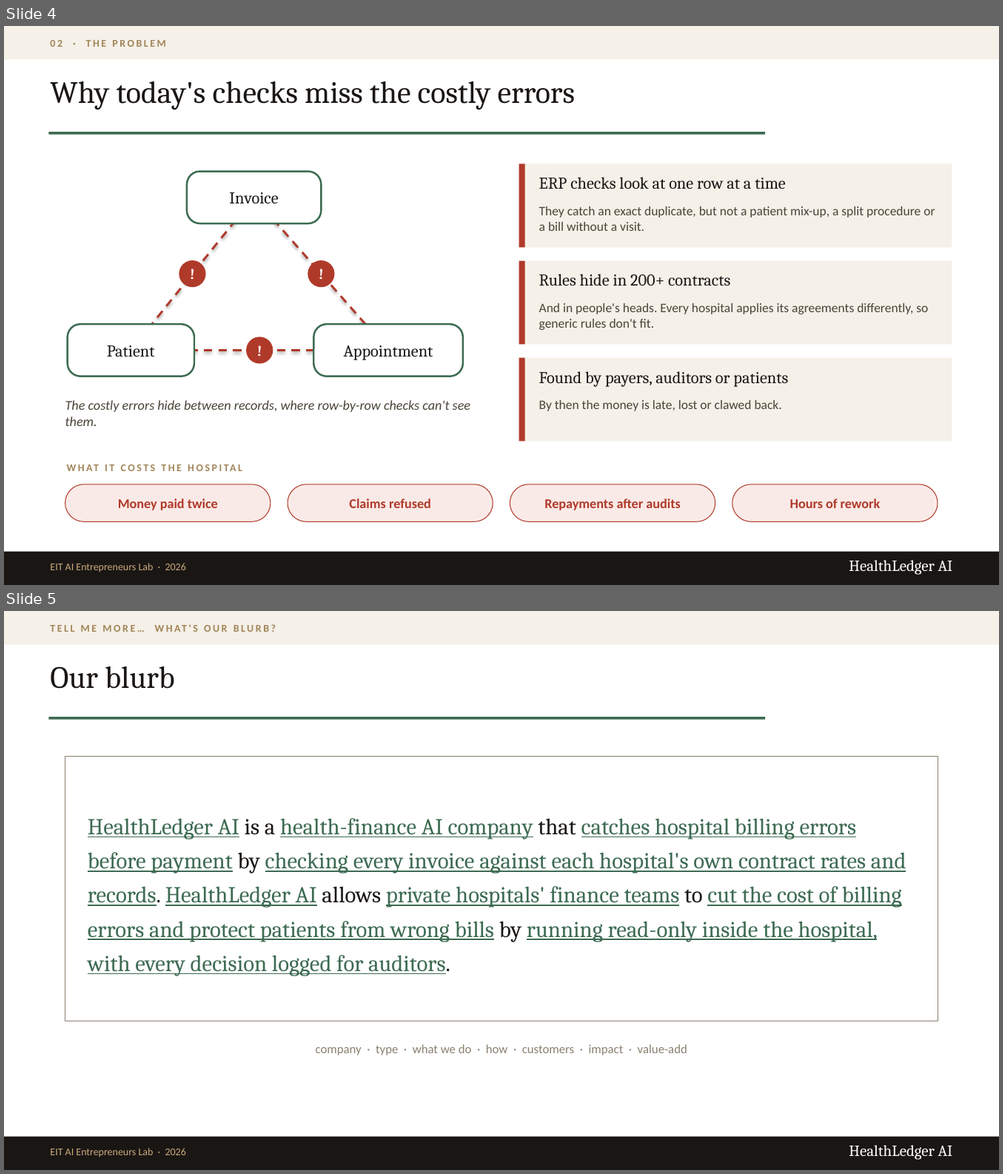
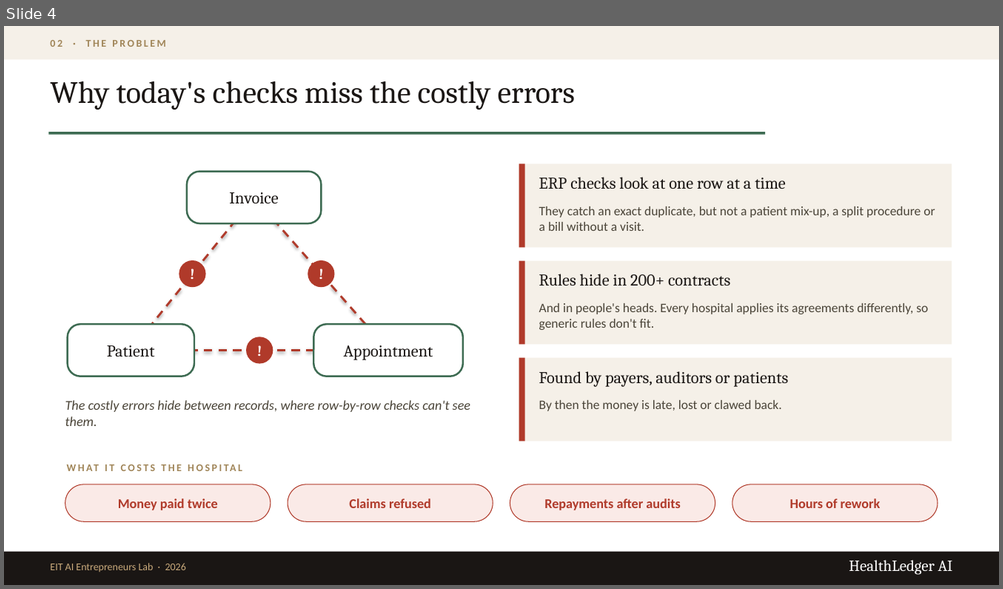
Before and after one commit to mrply97/AI, a slide deck: HealthLedgerAI_EIT_Pitch.pptx. Shown one above the other, each under a label of ours: slides 4 and 5 before the commit, slide 4 after it. The pictures are 1003x1174 and 1003x589 pixels, drawn with LibreOffice and Linux fonts; fonts in the diff are those of the drawing. Boxes give left, top, right and bottom in pixels: in the first picture for what was removed or moved away, otherwise in the second. Text is boxed around its words. In the diff, an @@ line names an element or a change of style, - is before the commit and + after.

```diff
--- a/HealthLedgerAI_EIT_Pitch.pptx
+++ b/HealthLedgerAI_EIT_Pitch.pptx
@@ slide 5 removed at [4,611,999,1170], background #FFFFFF @@
@@ rectangle removed at [4,611,999,644] @@
@@ text removed at [193,625,198,632] @@
-TELL ME MORE… WHAT'S OUR BLURB?
@@ text removed at [50,667,174,689] @@
-Our blurb
@@ rectangle removed at [48,717,765,720] @@
@@ rectangle removed at [65,757,938,1022] @@
@@ text removed at [88,818,906,977] @@
-HealthLedger AI is a health-finance AI company that catches hospital billing errors before payment by checking every invoice against each hospital's own contract rates and records. HealthLedger AI allows private hospitals' finance teams to cut the cost of billing errors and protect patients from wrong bills by running read-only inside the hospital, with every decision logged for auditors.
@@ text removed at [316,1045,687,1056] @@
-company · type · what we do · how · customers · impact · value-add
@@ rectangle removed at [4,1137,999,1170] @@
@@ text removed at [50,1148,186,1157] @@
-EIT AI Entrepreneurs Lab · 2026
@@ text removed at [848,1145,953,1160] @@
-HealthLedger AI
```
Also in this commit, not shown: 10 slides changed, 1 slide added, 1 other slide removed, 3 other files.
